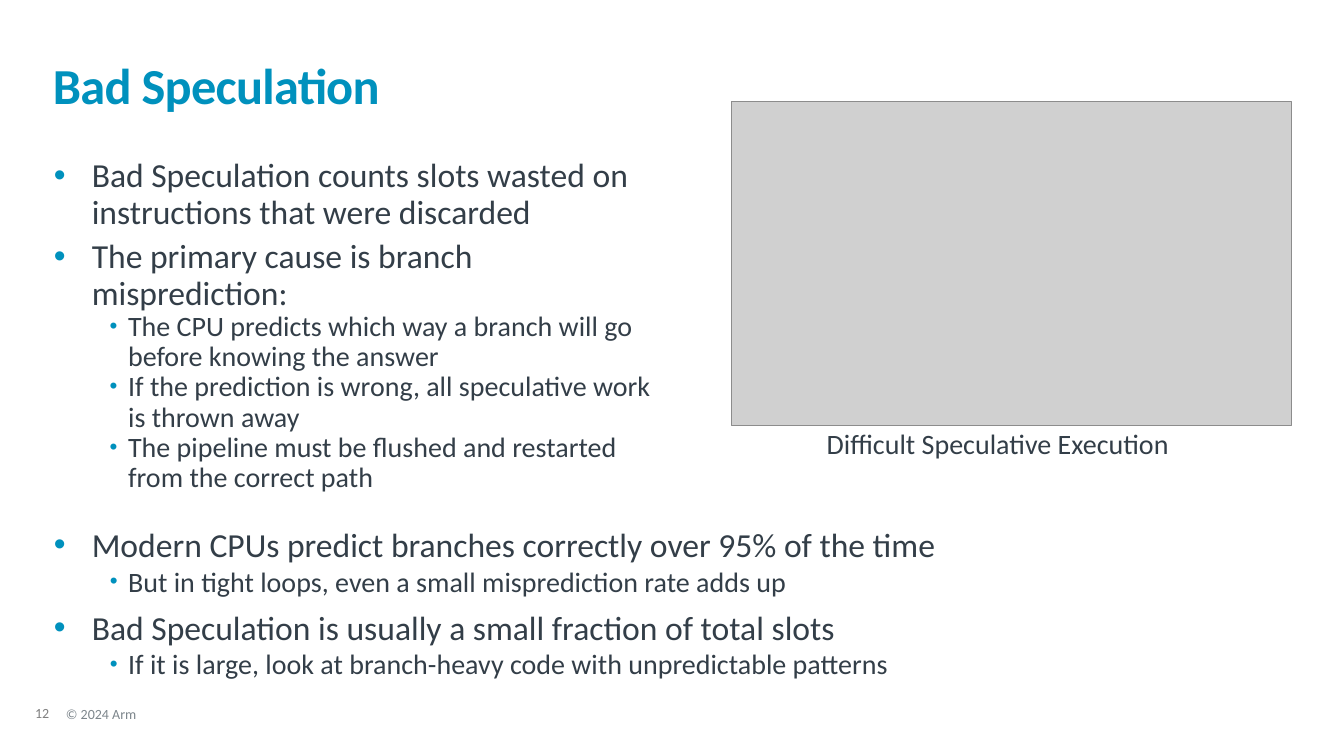
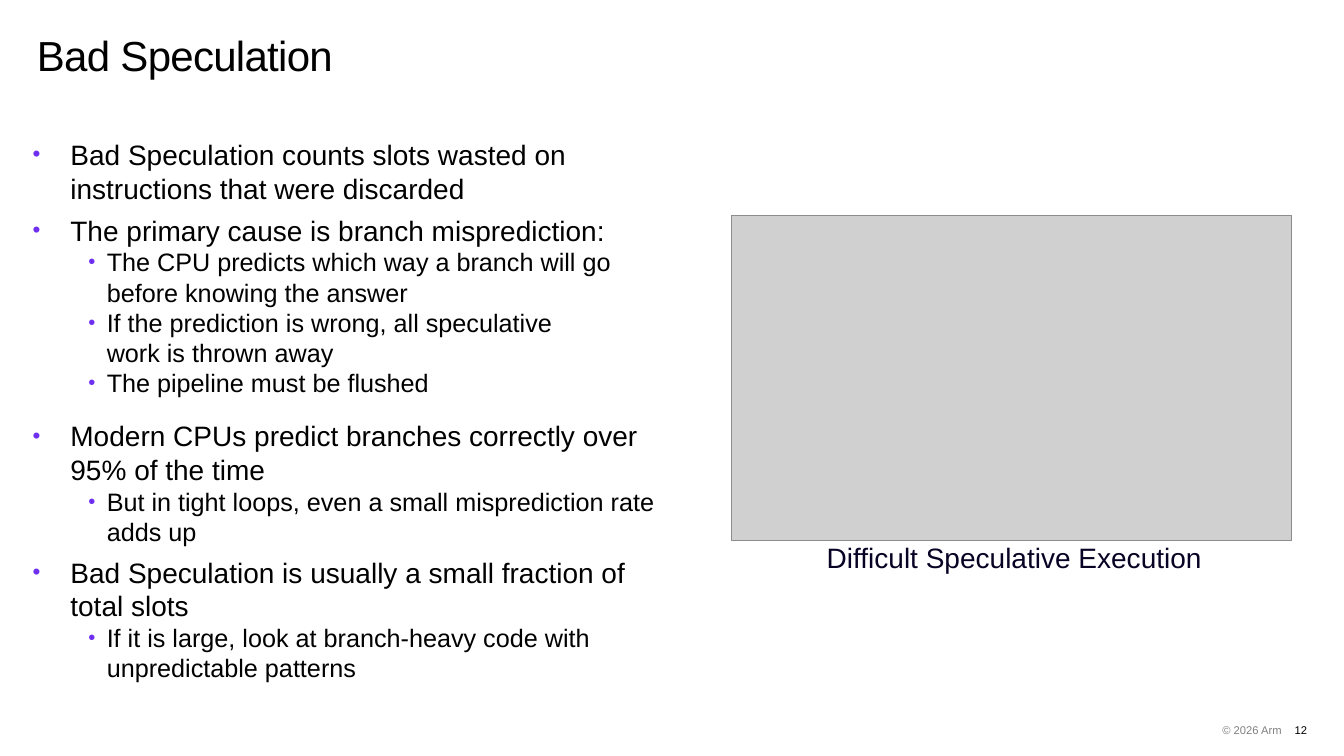
Before and after one commit to OliverGrainge/Arm-Total-Performance, a slide deck: slide 12 of slides.pptx. Drawn at 1344x756 pixels with LibreOffice and Linux fonts; fonts in the diff are those of the drawing; grey boxes stand for pictures; background and template pictures are left out. Boxes give left, top, right and bottom in pixels: in the first picture for what was removed or moved away, otherwise in the second. Text is boxed around its words. In the diff, an @@ line names an element or a change of style, - is before the commit and + after.

Commit message:
Updating slides with new 2026 format

```diff
--- a/slides.pptx
+++ b/slides.pptx
@@ title "Bad Speculation": place and size @@
-title "Bad Speculation" at <box>53,68,380,112</box>
+title "Bad Speculation" at <box>37,40,332,79</box>
@@ title "Bad Speculation" at <box>37,40,332,79</box>: size 36 to 30 pt, font Calibri to Arial, text colour #0091BD to #000000, bold off; vertical alignment middle to top @@
@@ text "Bad Speculation counts slots wasted ...": place and size @@
-text "Bad Speculation counts slots wasted ..." at <box>92,163,650,492</box>
+text "Bad Speculation counts slots wasted ..." at <box>70,144,611,398</box>
@@ text at <box>70,144,611,368</box>: size 24 to 20 pt in "Bad Speculation counts slots wasted on instructions ...", "The primary cause is branch misprediction:"; font Calibri to Arial, text colour #333E48 to #000000 in "Bad Speculation counts slots wasted on instructions ...", "The primary cause is branch misprediction:", "The CPU predicts which way a branch ...", "If the prediction is wrong, all speculative ..."; size 20 to 18 pt in "The CPU predicts which way a branch ...", "If the prediction is wrong, all speculative ..."; line spacing 0.9 to 1; bullet colour #0091BD to #6E2FF1 @@
@@ picture: place and size @@
-picture at <box>732,101,1292,425</box>
+picture at <box>732,216,1292,540</box>
@@ text at <box>107,373,429,398</box>: text changed; size 20 to 18 pt; font Calibri to Arial; text colour #333E48 to #000000 @@
-  • The pipeline must be flushed and restarted from the correct path
+  • The pipeline must be flushed
@@ text "Modern CPUs predict branches correctly ...": place and size @@
-text "Modern CPUs predict branches correctly ..." at <box>92,533,935,679</box>
+text "Modern CPUs predict branches correctly ..." at <box>70,425,654,683</box>
@@ text "Modern CPUs predict branches correctly ..." at <box>70,425,654,683</box>: size 24 to 20 pt in "Modern CPUs predict branches correctly over 95% ...", "Bad Speculation is usually a small fraction ..."; font Calibri to Arial, text colour #333E48 to #000000; size 20 to 18 pt in "But in tight loops, even a small ...", "If it is large, look at branch-heavy ..."; bullet colour #0091BD to #6E2FF1 @@
@@ text "Difficult Speculative Execution": place and size @@
-text "Difficult Speculative Execution" at <box>827,434,1169,459</box>
+text "Difficult Speculative Execution" at <box>827,547,1201,573</box>
@@ text "Difficult Speculative Execution" at <box>827,547,1201,573</box>: font Calibri to Arial, text colour #333E48 to #080224 @@
@@ text removed at <box>81,710,136,719</box> @@
-© 2024 Arm
@@ text added at <box>1234,726,1282,734</box>, 8 pt, text #000000 at 50% opacity @@
+© 2026 Arm
@@ page number: place and size @@
-page number at <box>35,709,49,718</box>
+page number at <box>1295,726,1307,734</box>
@@ page number at <box>1295,726,1307,734</box>: size 10 to 8 pt, font Calibri to Arial, text colour #7F7F7F to #000000; alignment left to right @@
```
Also in this commit, not shown: 24 other slides changed, 73 slides added.
